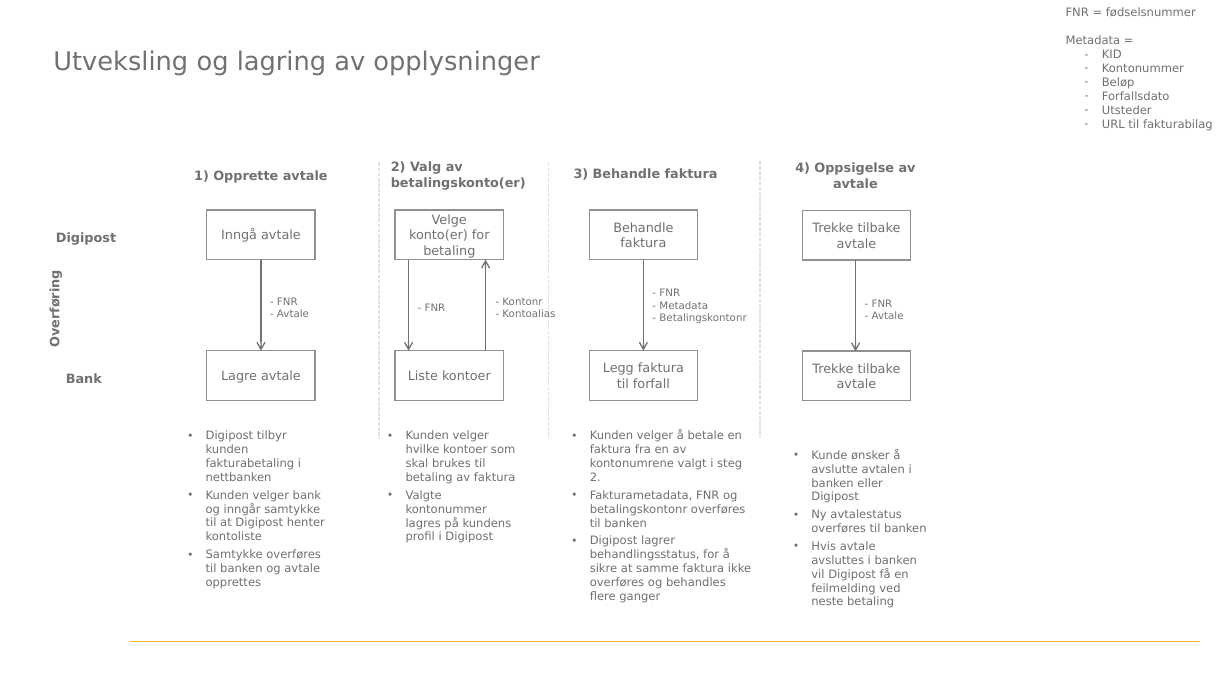
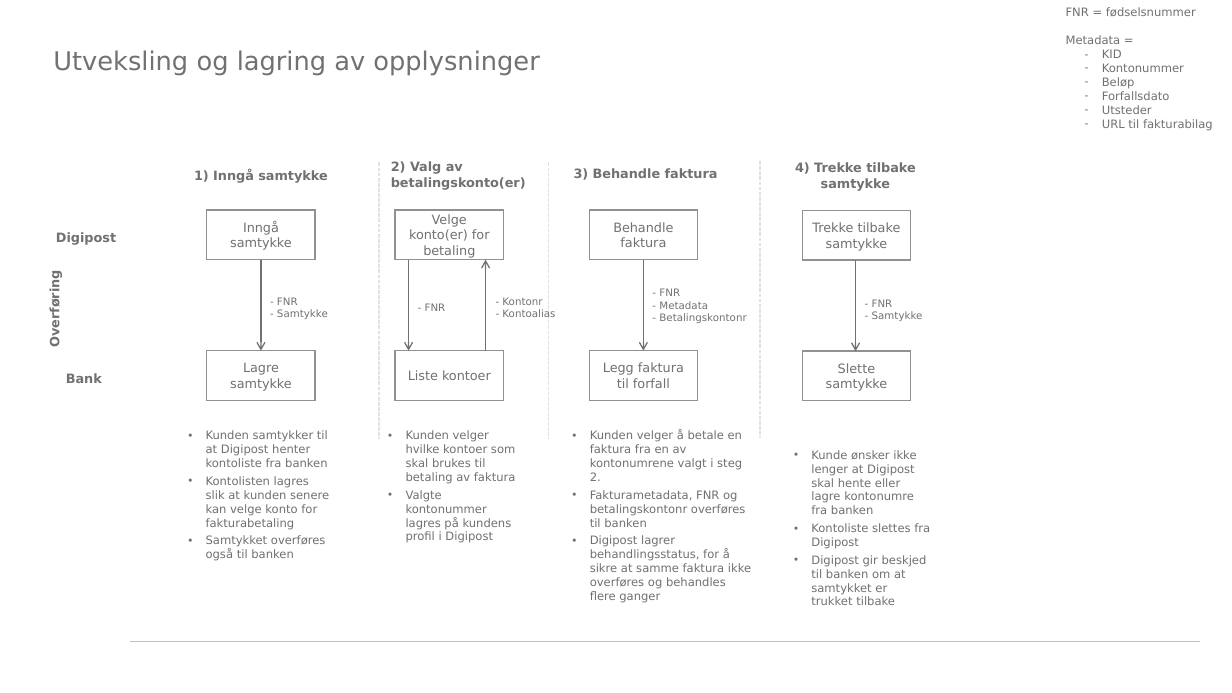
Before and after one commit to digipost/invoice-api-specification, a slide deck: slide 1 of tjenestebeskrivelse/betal-fra-digipost-datautveksling.pptx. Drawn at 1232x693 pixels with LibreOffice and Linux fonts; fonts in the diff are those of the drawing; background and template pictures are left out. Boxes give left, top, right and bottom in pixels: in the first picture for what was removed or moved away, otherwise in the second. Text is boxed around its words. In the diff, an @@ line names an element or a change of style, - is before the commit and + after.

Commit message:
Endret fra avtale til samtykke

```diff
--- a/tjenestebeskrivelse/betal-fra-digipost-datautveksling.pptx
+++ b/tjenestebeskrivelse/betal-fra-digipost-datautveksling.pptx
@@ text at <box>194,169,327,183</box>: text changed @@
-1) Opprette avtale
+1) Inngå samtykke
@@ text at <box>795,162,916,191</box>: text changed @@
-4) Oppsigelse av avtale
+4) Trekke tilbake samtykke
@@ text in rectangle at <box>230,221,292,250</box>: text changed @@
-Inngå avtale
+Inngå samtykke
@@ text in rectangle at <box>812,222,901,251</box>: text changed @@
-Trekke tilbake avtale
+Trekke tilbake samtykke
@@ text at <box>277,309,328,319</box>: text changed @@
-- Avtale
+- Samtykke
@@ text at <box>872,311,923,321</box>: text changed @@
-- Avtale
+- Samtykke
@@ text in rectangle at <box>230,363,292,391</box>: text changed @@
-Lagre avtale
+Lagre samtykke
@@ text in rectangle at <box>826,363,888,391</box>: text changed @@
-Trekke tilbake avtale
+Slette samtykke
@@ text at <box>206,430,329,561</box>: text changed @@
-• Digipost tilbyr kunden fakturabetaling i nettbanken
-• Kunden velger bank og inngår samtykke til at Digipost henter kontoliste
-• Samtykke overføres til banken og avtale opprettes
+• Kunden samtykker til at Digipost henter kontoliste fra banken
+• Kontolisten lagres slik at kunden senere kan velge konto for fakturabetaling
+• Samtykket overføres også til banken
@@ text at <box>811,450,930,605</box>: text changed @@
-• Kunde ønsker å avslutte avtalen i banken eller Digipost
-• Ny avtalestatus overføres til banken
-• Hvis avtale avsluttes i banken vil Digipost få en feilmelding ved neste betaling
+• Kunde ønsker ikke lenger at Digipost skal hente eller lagre kontonumre fra banken
+• Kontoliste slettes fra Digipost
+• Digipost gir beskjed til banken om at samtykket er trukket tilbake
```
